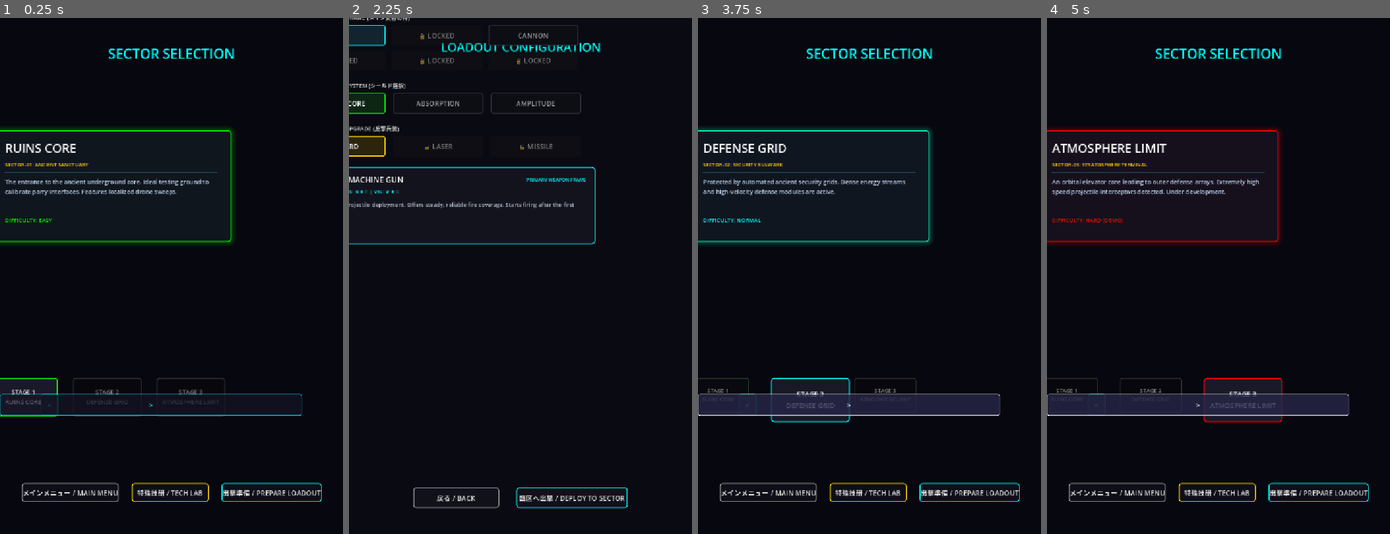
Above: before the commit, frames 1-4 (left to right).
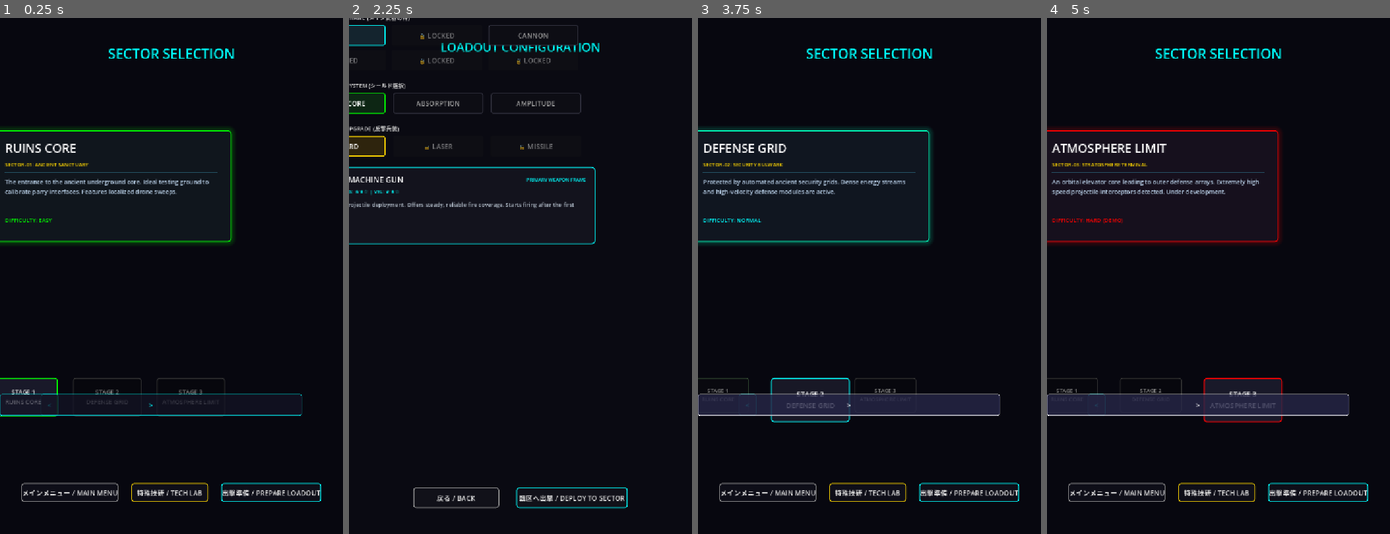
Above: after the commit, the same moments.

Repository: prapro-ou/-HP
Game: Godot game, scene res://game/core/stage_selection.tscn
Two runs of this game, one before a commit and one after it. Both use one fixed random seed, a clock stepped at 60 frames per second and the inputs below. This scene is started directly instead of the project's main scene.
Inputs:
- Up to frame 1 (0.25 s): no input
- Up to frame 2 (2.25 s): click "特殊技研 / TECH LAB" at 0.5 s; click "戻る / BACK" at 1.25 s; click "出撃準備 / PREPARE LOADOUT" at 2 s
- Up to frame 3 (3.75 s): click "戻る / BACK" at 2.75 s; click "<" at 3.5 s
- Up to frame 4 (5 s): click ">" at 4.25 s

The runs differ from the first frame. In frame 1, 0.5% of the frame differs, in the area x 6-94%, y 90-94%; in frame 2, 0.3%; in frame 3, 0.5%; in frame 4, 0.5%.

Commit message:
fix: resolve UI centering and offset misalignment on screen layouts

Diff:
--- a/game/core/loadout_selection.gd
+++ b/game/core/loadout_selection.gd
@@ -176,9 +176,9 @@
 	var title = Label.new()
 	title.text = "LOADOUT CONFIGURATION"
 	title.horizontal_alignment = HORIZONTAL_ALIGNMENT_CENTER
-	title.anchor_left = 0.5
+	title.anchor_left = 0.0
+	title.anchor_right = 1.0
 	title.anchor_top = 0.04
-	title.anchor_right = 0.5
 	title.grow_horizontal = Control.GROW_DIRECTION_BOTH
 	var title_set = LabelSettings.new()
 	title_set.font_size = 28
@@ -335,9 +335,9 @@
 	var footer_hbox = HBoxContainer.new()
 	footer_hbox.alignment = BoxContainer.ALIGNMENT_CENTER
 	footer_hbox.add_theme_constant_override("separation", 40)
-	footer_hbox.anchor_left = 0.5
+	footer_hbox.anchor_left = 0.0
+	footer_hbox.anchor_right = 1.0
 	footer_hbox.anchor_top = 0.93
-	footer_hbox.anchor_right = 0.5
 	footer_hbox.anchor_bottom = 0.93
 	footer_hbox.grow_horizontal = Control.GROW_DIRECTION_BOTH
 	footer_hbox.grow_vertical = Control.GROW_DIRECTION_BOTH
--- a/game/core/stage_selection.gd
+++ b/game/core/stage_selection.gd
@@ -121,9 +121,9 @@
 	var header = Label.new()
 	header.text = "SECTOR SELECTION"
 	header.horizontal_alignment = HORIZONTAL_ALIGNMENT_CENTER
-	header.anchor_left = 0.5
+	header.anchor_left = 0.0
+	header.anchor_right = 1.0
 	header.anchor_top = 0.05
-	header.anchor_right = 0.5
 	header.grow_horizontal = Control.GROW_DIRECTION_BOTH
 	var head_set = LabelSettings.new()
 	head_set.font_size = 32
@@ -310,9 +310,9 @@
 	var action_hbox = HBoxContainer.new()
 	action_hbox.alignment = BoxContainer.ALIGNMENT_CENTER
 	action_hbox.add_theme_constant_override("separation", 30)
-	action_hbox.anchor_left = 0.5
+	action_hbox.anchor_left = 0.0
+	action_hbox.anchor_right = 1.0
 	action_hbox.anchor_top = 0.92
-	action_hbox.anchor_right = 0.5
 	action_hbox.anchor_bottom = 0.92
 	action_hbox.grow_horizontal = Control.GROW_DIRECTION_BOTH
 	action_hbox.grow_vertical = Control.GROW_DIRECTION_BOTH
--- a/game/core/tech_lab.gd
+++ b/game/core/tech_lab.gd
@@ -181,9 +181,9 @@
 	var footer_hbox = HBoxContainer.new()
 	footer_hbox.alignment = BoxContainer.ALIGNMENT_CENTER
 	footer_hbox.add_theme_constant_override("separation", 40)
-	footer_hbox.anchor_left = 0.5
+	footer_hbox.anchor_left = 0.0
+	footer_hbox.anchor_right = 1.0
 	footer_hbox.anchor_top = 0.93
-	footer_hbox.anchor_right = 0.5
 	footer_hbox.anchor_bottom = 0.93
 	footer_hbox.grow_horizontal = Control.GROW_DIRECTION_BOTH
 	footer_hbox.grow_vertical = Control.GROW_DIRECTION_BOTH
